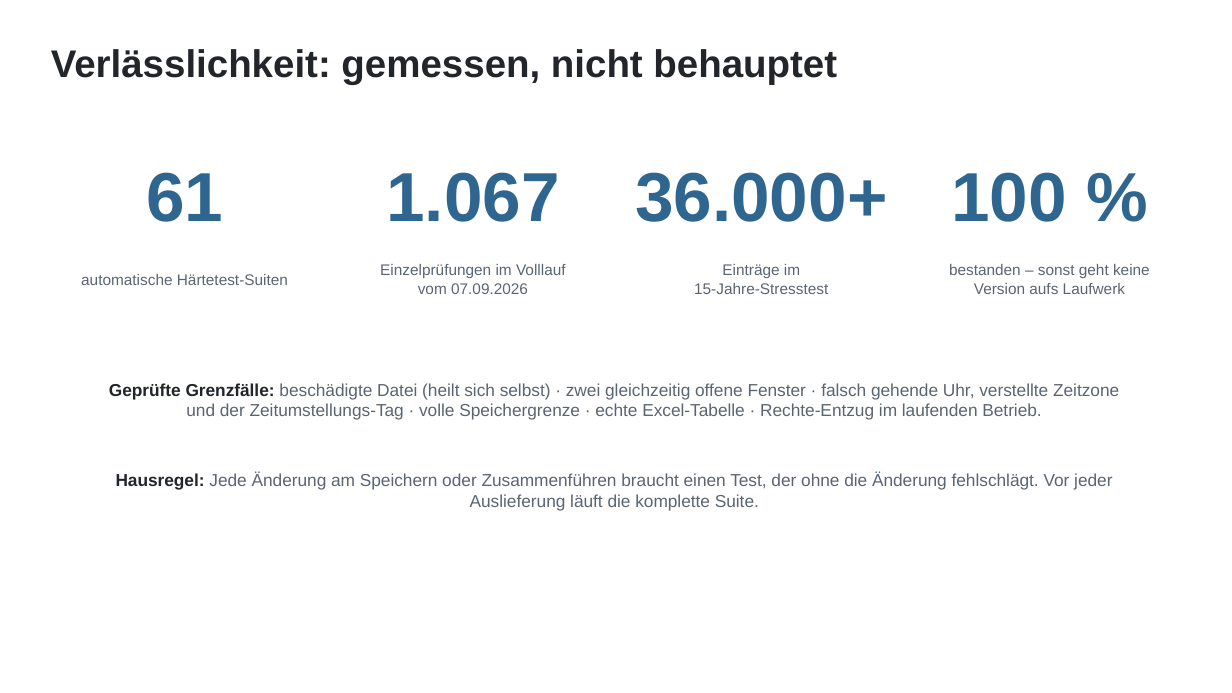
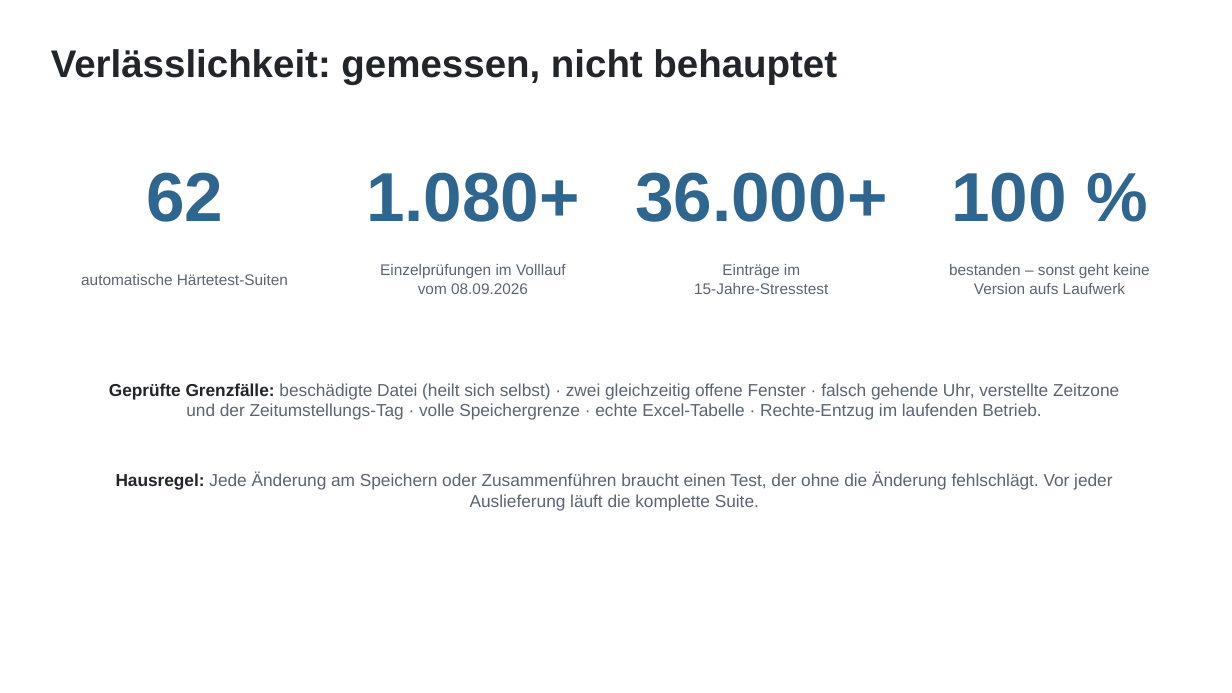
Before and after one commit to ciraciroberto90-debug/WerkstattKalender, a slide deck: slide 11 of doku/Werkstatt-Cockpit-Vorstellung.pptx. Drawn at 1232x693 pixels with LibreOffice and Linux fonts; fonts in the diff are those of the drawing. Boxes give left, top, right and bottom in pixels: in the first picture for what was removed or moved away, otherwise in the second. Text is boxed around its words. In the diff, an @@ line names an element or a change of style, - is before the commit and + after.

```diff
--- a/doku/Werkstatt-Cockpit-Vorstellung.pptx
+++ b/doku/Werkstatt-Cockpit-Vorstellung.pptx
@@ text at bbox=[146, 172, 223, 222]: text changed @@
-61
+62
@@ text at bbox=[366, 172, 580, 222]: text changed @@
-1.067
+1.080+
@@ text at bbox=[418, 283, 528, 294]: text changed @@
-vom 07.09.2026
+vom 08.09.2026
```
Also in this commit, not shown: 4 other slides changed, 11 other files.
